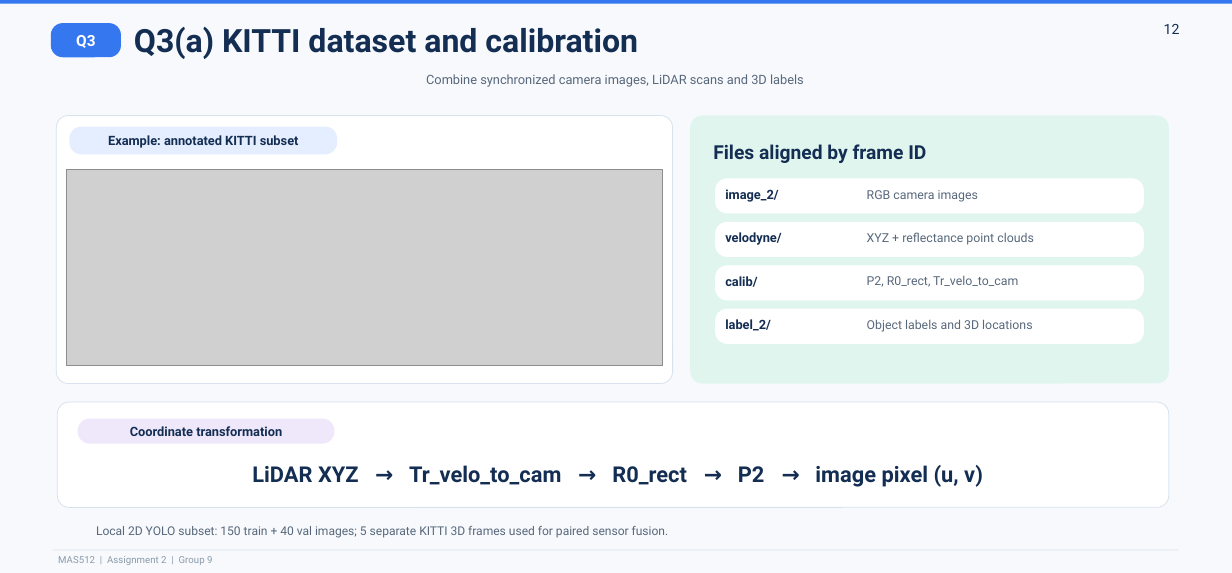
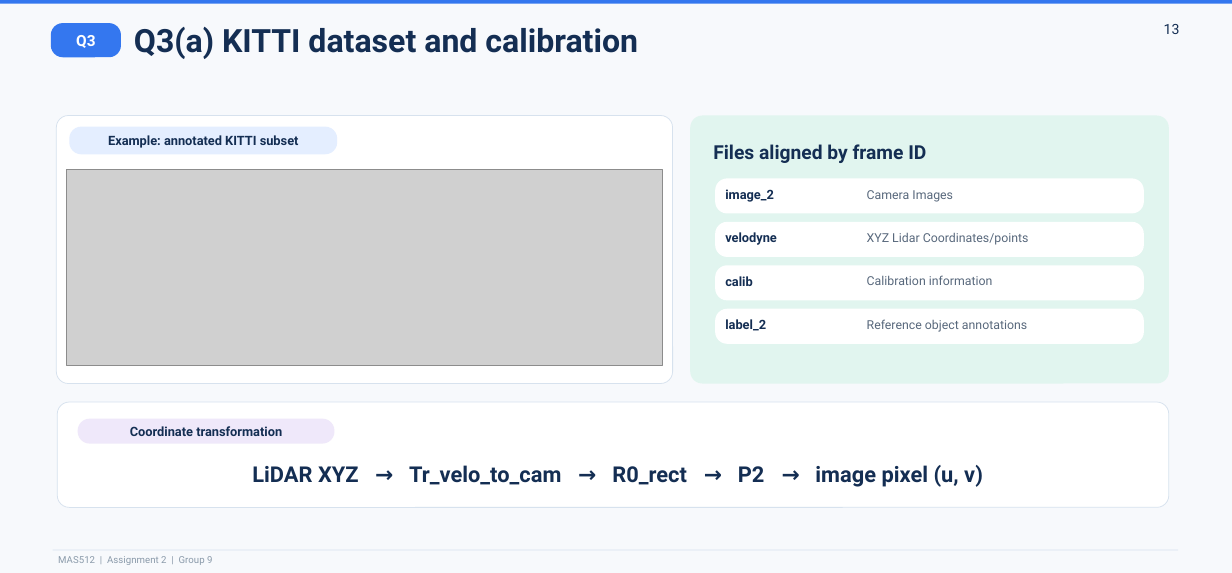
Before and after one commit to hedheddaw-stack/MAS512_Group9, a slide deck: slide 13 of MAS512_Assignment_2_gr9.pptx (slide 12 before the commit). Drawn at 1232x573 pixels with LibreOffice and Linux fonts; fonts in the diff are those of the drawing; grey boxes stand for pictures. Boxes give left, top, right and bottom in pixels: in the first picture for what was removed or moved away, otherwise in the second. Text is boxed around its words. In the diff, an @@ line names an element or a change of style, - is before the commit and + after.

```diff
--- a/MAS512_Assignment_2_gr9.pptx
+++ b/MAS512_Assignment_2_gr9.pptx
@@ text at (x1=1164, y1=24, x2=1180, y2=34): text changed @@
-12
+13
@@ text removed at (x1=426, y1=74, x2=804, y2=87) @@
-Combine synchronized camera images, LiDAR scans and 3D labels
@@ text at (x1=725, y1=189, x2=774, y2=202): text changed @@
-image_2/
+image_2
@@ text at (x1=867, y1=190, x2=953, y2=202): text changed @@
-RGB camera images
+Camera Images
@@ text at (x1=725, y1=232, x2=777, y2=245): text changed @@
-velodyne/
+velodyne
@@ text at (x1=867, y1=233, x2=1029, y2=245): text changed @@
-XYZ + reflectance point clouds
+XYZ Lidar Coordinates/points
@@ text at (x1=725, y1=276, x2=753, y2=286): text changed @@
-calib/
+calib
@@ text at (x1=867, y1=275, x2=993, y2=285): text changed @@
-P2, R0_rect, Tr_velo_to_cam
+Calibration information
@@ text at (x1=725, y1=319, x2=766, y2=331): text changed @@
-label_2/
+label_2
@@ text at (x1=867, y1=319, x2=1027, y2=332): text changed @@
-Object labels and 3D locations
+Reference object annotations
@@ text removed at (x1=96, y1=526, x2=669, y2=538) @@
-Local 2D YOLO subset: 150 train + 40 val images; 5 separate KITTI 3D frames used for paired sensor fusion.
```
Also in this commit, not shown: 10 other slides changed, 1 slide added, 1 slide removed.
